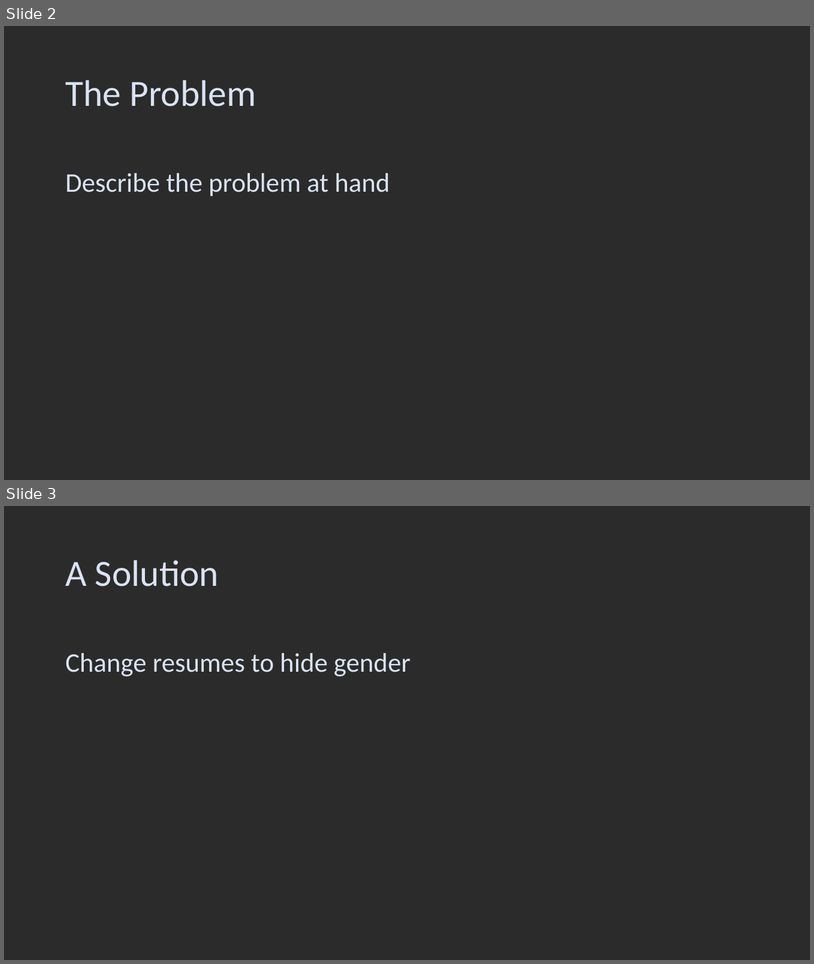
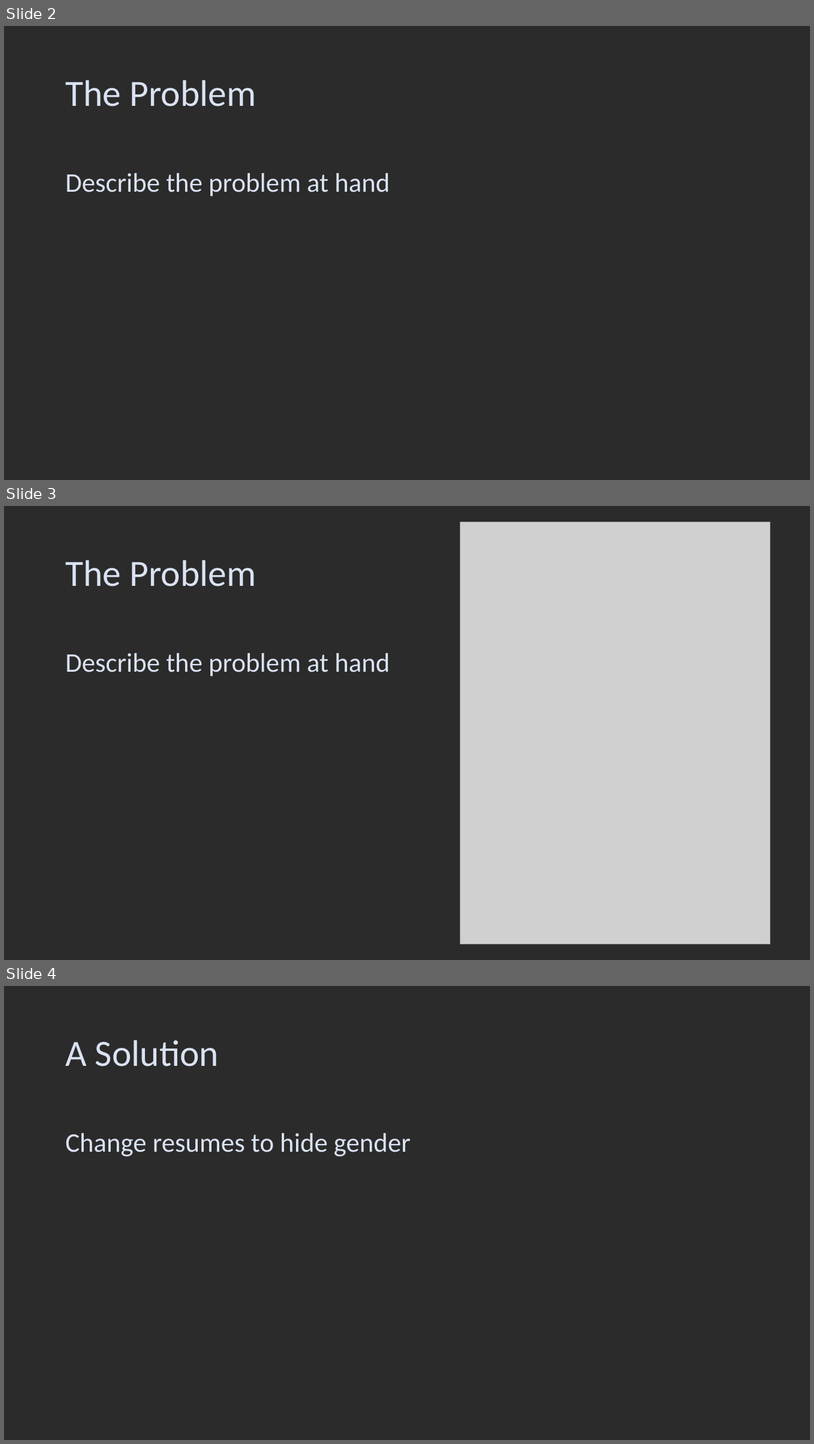
Before and after one commit to yurilavinas/ai_big_data_quantum_compution, a slide deck: DegenderisePresentation.pptx. Shown one above the other, each under a label of ours: slides 2 and 3 before the commit, slides 2, 3 and 4 after it. The pictures are 814x964 and 814x1444 pixels, drawn with LibreOffice and Linux fonts; fonts in the diff are those of the drawing; grey boxes stand for pictures; background and template pictures are left out; a plain dark background stands for a picture behind light text. Boxes give left, top, right and bottom in pixels: in the first picture for what was removed or moved away, otherwise in the second. Text is boxed around its words. In the diff, an @@ line names an element or a change of style, - is before the commit and + after.

```diff
--- a/DegenderisePresentation.pptx
+++ b/DegenderisePresentation.pptx
@@ slide 3 added at [4, 506, 810, 960], background picture (left out) @@
@@ picture added at [460, 522, 771, 944] @@
@@ title added at [65, 560, 256, 586], 44 pt, text #DAE3F3 @@
+The Problem
@@ text added at [65, 653, 390, 676], 32 pt, text #DAE3F3 @@
+Describe the problem at hand
@@ what was slide 3 is now slide 4 @@
```
